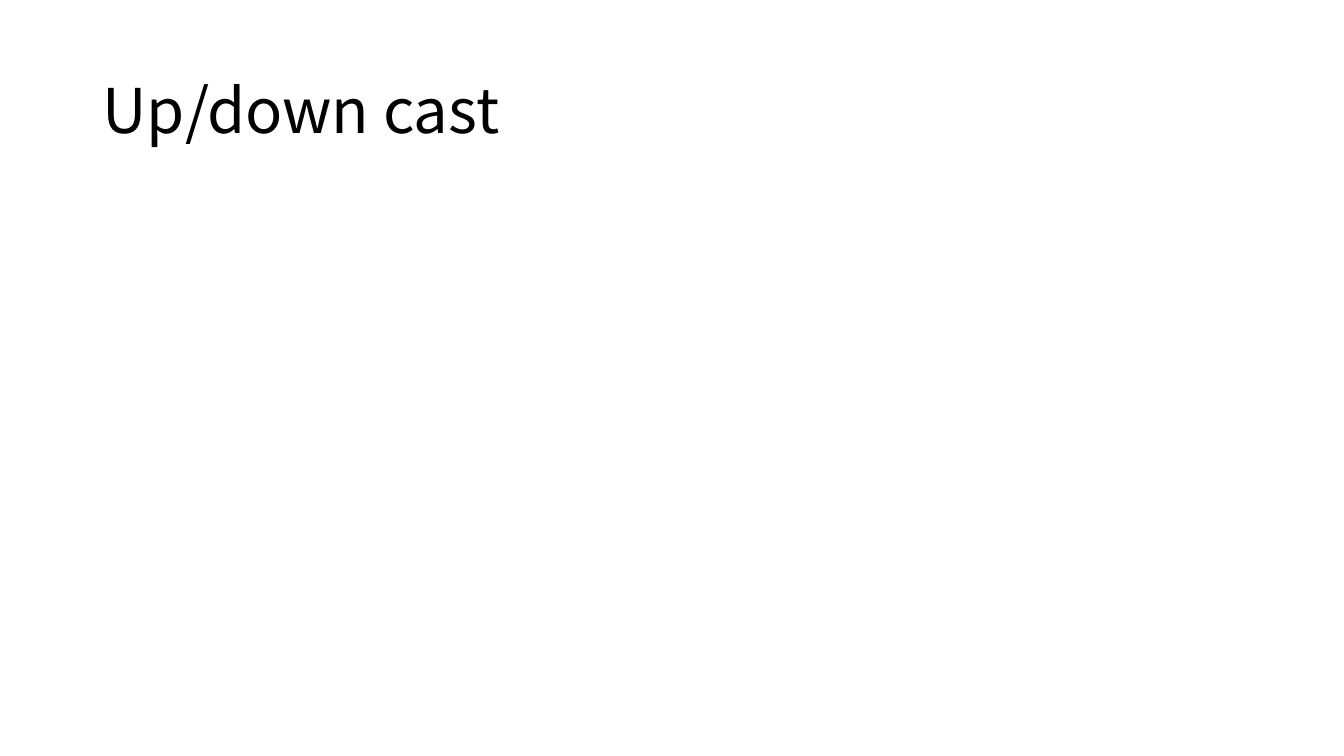
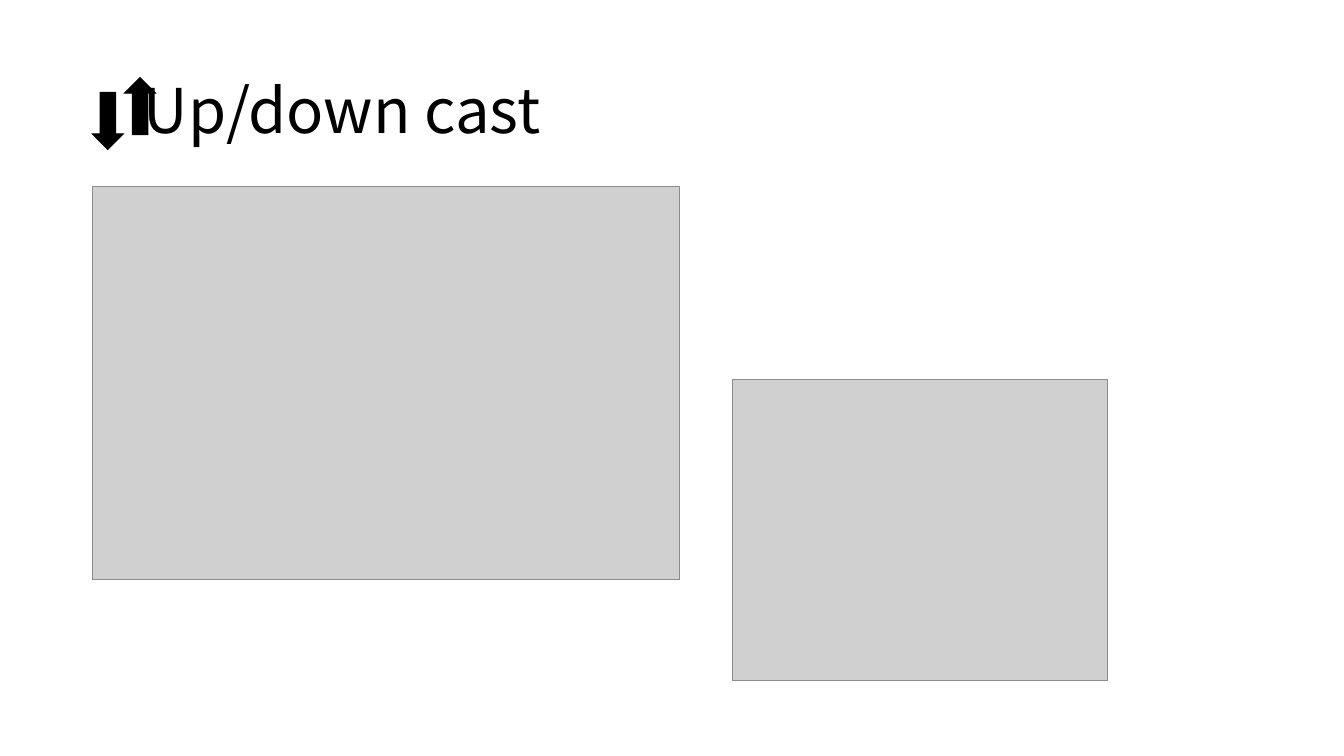
Before and after one commit to waitle/2nd-grade-sunrin, a slide deck: slide 6 of club activity/꽉잡아(JAVA).pptx (slide 5 before the commit). Drawn at 1344x756 pixels with LibreOffice and Linux fonts; fonts in the diff are those of the drawing; grey boxes stand for pictures. Boxes give left, top, right and bottom in pixels: in the first picture for what was removed or moved away, otherwise in the second. Text is boxed around its words. In the diff, an @@ line names an element or a change of style, - is before the commit and + after.

```diff
--- a/club activity/꽉잡아(JAVA).pptx
+++ b/club activity/꽉잡아(JAVA).pptx
@@ title "Up/down cast": place and size @@
-title "Up/down cast" at <box>102,84,499,147</box>
+title "Up/down cast" at <box>144,81,541,147</box>
@@ down arrow added at <box>125,78,156,134</box>, fill #000000, outline #000000 0.75 pt @@
@@ down arrow added at <box>93,93,124,149</box>, fill #000000, outline #000000 0.75 pt @@
@@ picture added at <box>93,187,681,580</box> @@
@@ picture added at <box>733,379,1108,681</box> @@
```
Also in this commit, not shown: 3 other slides changed, 2 slides added, 3 slides removed, 24 other files.
